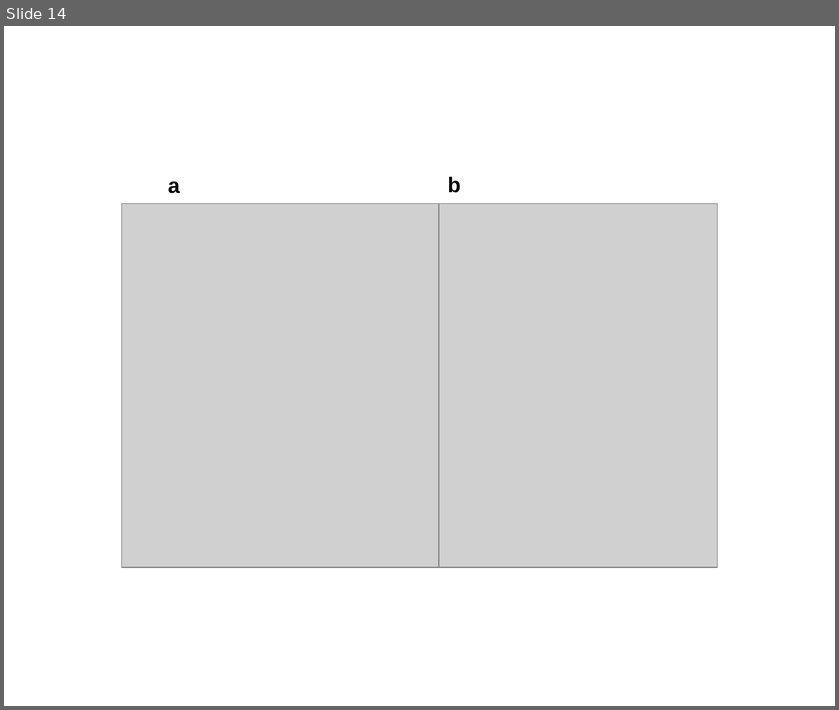
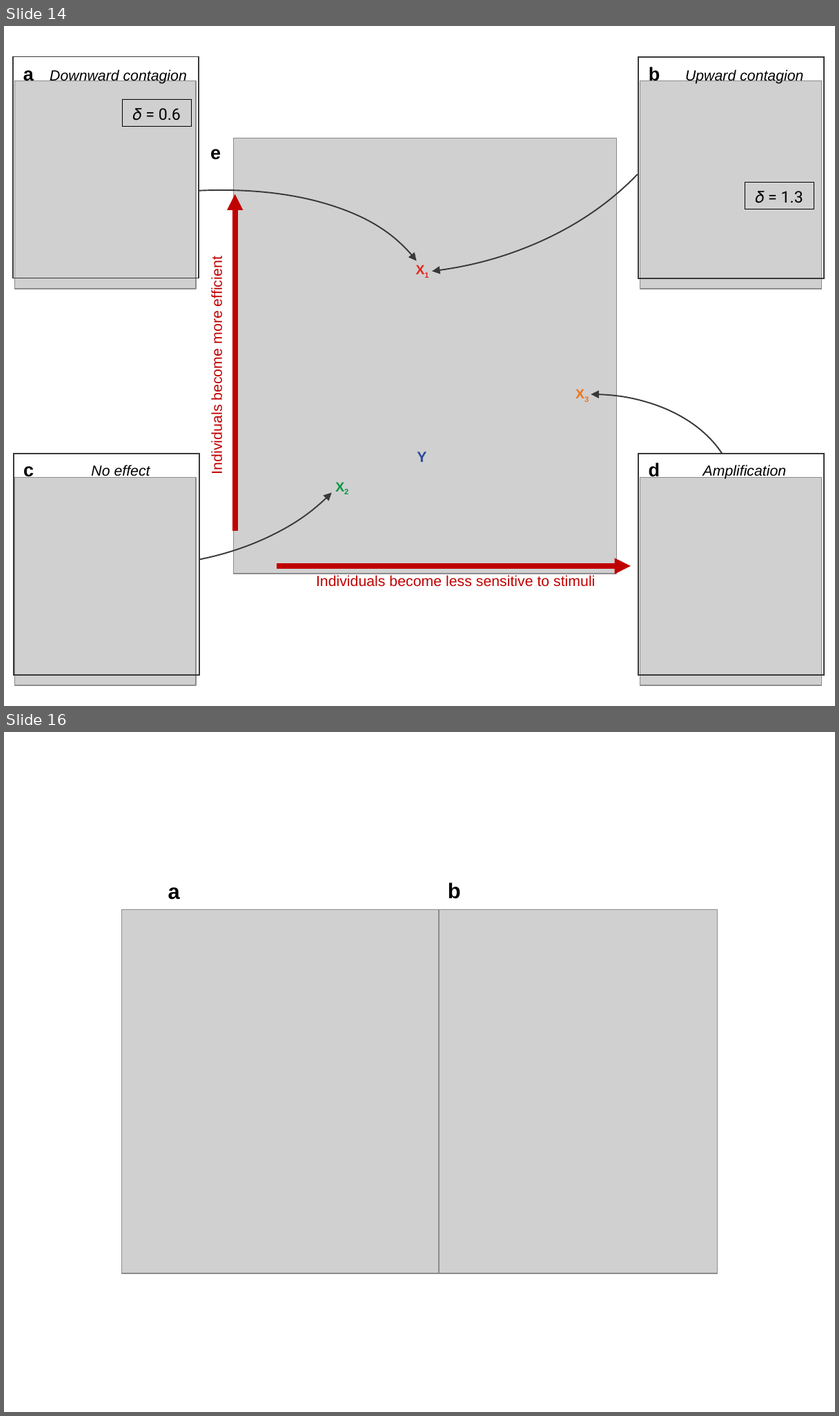
Before and after one commit to marikawakatsu/mixing-model, a slide deck: slides/figures_191206.pptx. Shown one above the other, each under a label of ours: slide 14 before the commit, slides 14 and 16 after it; the slides between them are not shown. The pictures are 839x710 and 839x1416 pixels, drawn with LibreOffice and Linux fonts; fonts in the diff are those of the drawing; grey boxes stand for pictures. Boxes give left, top, right and bottom in pixels: in the first picture for what was removed or moved away, otherwise in the second. Text is boxed around its words. In the diff, an @@ line names an element or a change of style, - is before the commit and + after.

```diff
--- a/slides/figures_191206.pptx
+++ b/slides/figures_191206.pptx
@@ slide 14 added at (x1=4, y1=26, x2=835, y2=706), background #FFFFFF @@
@@ arc (boxed as its full ellipse) added at (x1=36, y1=26, x2=715, y2=289), outline #3B3838 1 pt @@
@@ rectangle added at (x1=13, y1=56, x2=199, y2=279), outline #3B3838 1 pt @@
@@ text added at (x1=23, y1=66, x2=34, y2=81), 14 pt, text #000000, bold @@
+a
@@ rectangle added at (x1=638, y1=56, x2=824, y2=279), outline #3B3838 1 pt @@
@@ text added at (x1=648, y1=66, x2=660, y2=81), 14 pt, text #000000, bold @@
+b
@@ arc (boxed as its full ellipse) added at (x1=4, y1=74, x2=526, y2=706), outline #3B3838 1 pt @@
@@ picture added at (x1=14, y1=81, x2=196, y2=289) @@
@@ text added at (x1=50, y1=69, x2=187, y2=84), 11 pt, text #000000, italic @@
+Downward contagion
@@ picture added at (x1=640, y1=81, x2=822, y2=289) @@
@@ text added at (x1=685, y1=69, x2=803, y2=84), 11 pt, text #000000, italic @@
+Upward contagion
@@ rectangle added at (x1=122, y1=100, x2=191, y2=127), outline #000000 0.75 pt, 12 pt, text #000000 @@
+𝛿 = 0.6
@@ group added at (x1=209, y1=149, x2=631, y2=587): 4 texts, 2 arrows @@
+Individuals become less sensitive to stimuli
+Individuals become more efficient
+Y
+e
@@ picture added at (x1=233, y1=138, x2=616, y2=574) @@
@@ rectangle added at (x1=744, y1=183, x2=813, y2=210), outline #000000 0.75 pt, 12 pt, text #000000 @@
+𝛿 = 1.3
@@ arc (boxed as its full ellipse) added at (x1=4, y1=253, x2=379, y2=581), outline #3B3838 1 pt @@
@@ text added at (x1=368, y1=256, x2=476, y2=282), 10 pt, text #E52521, bold @@
+X1
@@ arc (boxed as its full ellipse) added at (x1=416, y1=381, x2=746, y2=633), outline #3B3838 1 pt @@
@@ text added at (x1=528, y1=381, x2=635, y2=408), 10 pt, text #EE751C, bold @@
+X3
@@ rectangle added at (x1=14, y1=454, x2=200, y2=675), outline #3B3838 1 pt @@
@@ rectangle added at (x1=638, y1=454, x2=824, y2=675), outline #3B3838 1 pt @@
@@ picture added at (x1=14, y1=477, x2=196, y2=685) @@
@@ text added at (x1=23, y1=466, x2=34, y2=478), 14 pt, text #000000, bold @@
+c
@@ text added at (x1=91, y1=465, x2=150, y2=479), 11 pt, text #000000, italic @@
+No effect
@@ text added at (x1=288, y1=474, x2=395, y2=500), 10 pt, text #009640, bold @@
+X2
@@ picture added at (x1=640, y1=477, x2=822, y2=685) @@
@@ text added at (x1=648, y1=463, x2=660, y2=478), 14 pt, text #000000, bold @@
+d
@@ text added at (x1=703, y1=465, x2=786, y2=479), 11 pt, text #000000, italic @@
+Amplification
@@ what was slide 14 is now slide 16 @@
```
Also in this commit, not shown: 5 slides changed, 3 other slides added, 41 other files.
